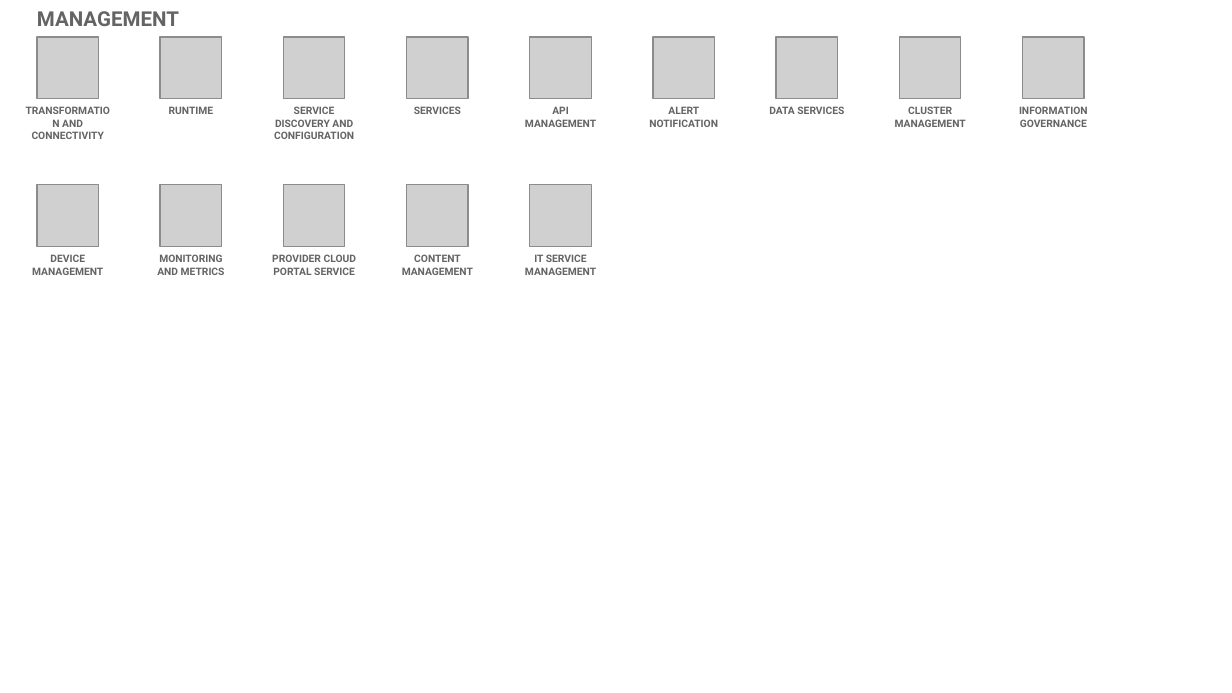
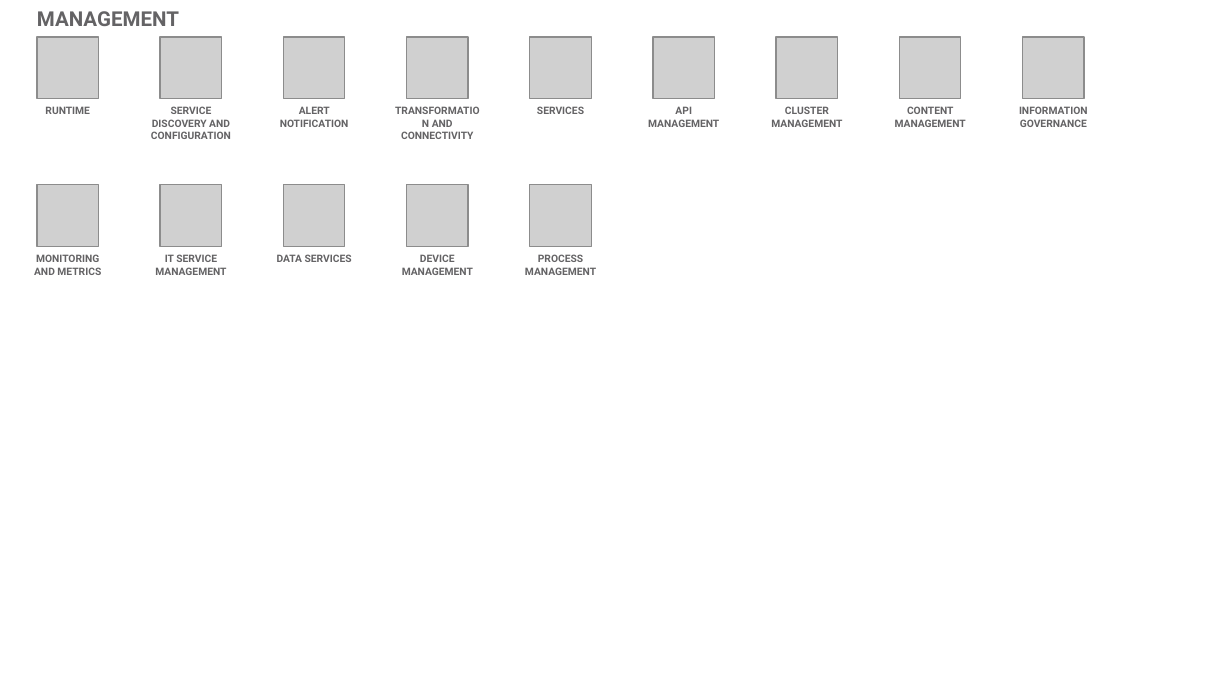
Before and after one commit to l2fprod/myarchitecture, a slide deck: slide 18 of mycatalog-architecture-diagram-template.pptx. Drawn at 1232x693 pixels with LibreOffice and Linux fonts; fonts in the diff are those of the drawing; grey boxes stand for pictures. Boxes give left, top, right and bottom in pixels: in the first picture for what was removed or moved away, otherwise in the second. Text is boxed around its words. In the diff, an @@ line names an element or a change of style, - is before the commit and + after.

```diff
--- a/mycatalog-architecture-diagram-template.pptx
+++ b/mycatalog-architecture-diagram-template.pptx
@@ 3 texts: place and size @@
-3 texts at (157, 106, 354, 275)
+3 texts at (34, 106, 231, 275)
@@ text "ALERT NOTIFICATION": place and size @@
-text "ALERT NOTIFICATION" at (649, 106, 718, 127)
+text "ALERT NOTIFICATION" at (280, 106, 349, 127)
@@ text "TRANSFORMATION AND CONNECTIVITY": place and size @@
-text "TRANSFORMATION AND CONNECTIVITY" at (32, 119, 104, 139)
+text "TRANSFORMATION AND CONNECTIVITY" at (401, 119, 473, 139)
@@ text "SERVICES": place and size @@
-text "SERVICES" at (414, 106, 461, 114)
+text "SERVICES" at (537, 106, 584, 114)
@@ text "API MANAGEMENT": place and size @@
-text "API MANAGEMENT" at (525, 106, 596, 127)
+text "API MANAGEMENT" at (648, 106, 719, 127)
@@ text at (771, 106, 842, 127): text changed @@
-DATA SERVICES
+CLUSTER MANAGEMENT
@@ text at (895, 106, 966, 127): text changed @@
-CLUSTER MANAGEMENT
+CONTENT MANAGEMENT
@@ text at (155, 254, 226, 275): text changed @@
-DEVICE MANAGEMENT
+IT SERVICE MANAGEMENT
@@ text at (277, 254, 352, 262): text changed @@
-PROVIDER CLOUD PORTAL SERVICE
+DATA SERVICES
@@ text at (402, 254, 473, 275): text changed @@
-CONTENT MANAGEMENT
+DEVICE MANAGEMENT
@@ text at (525, 254, 596, 275): text changed @@
-IT SERVICE MANAGEMENT
+PROCESS MANAGEMENT
```
Also in this commit, not shown: 18 other slides changed.
